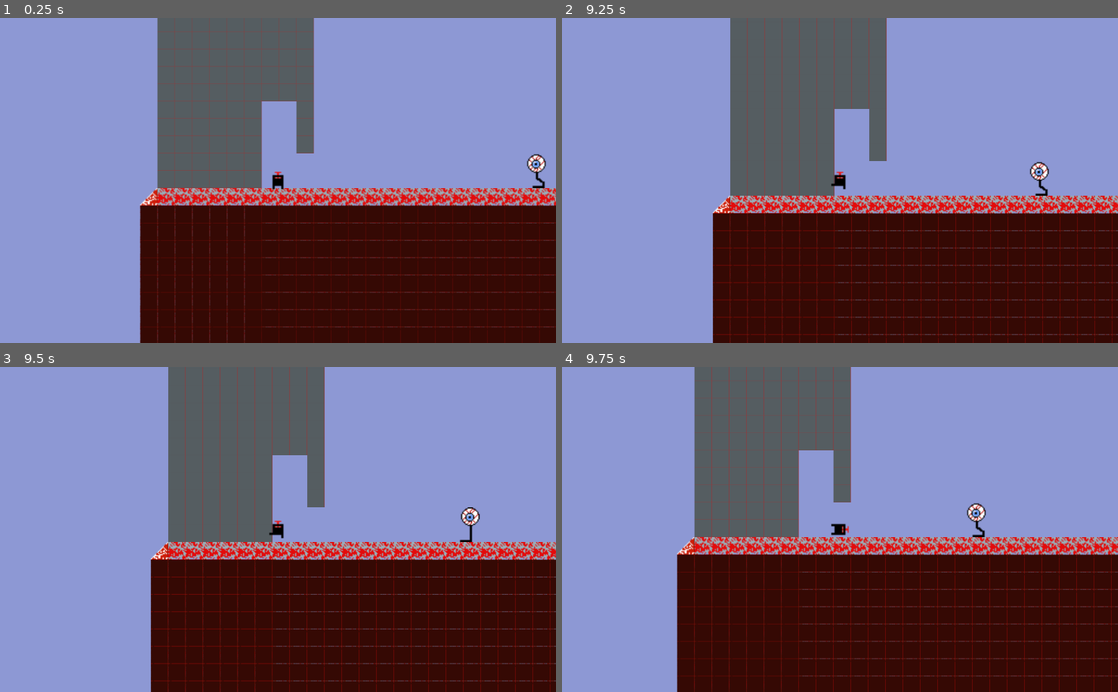
Above: before the commit, frames 1-4 (two rows, left to right).
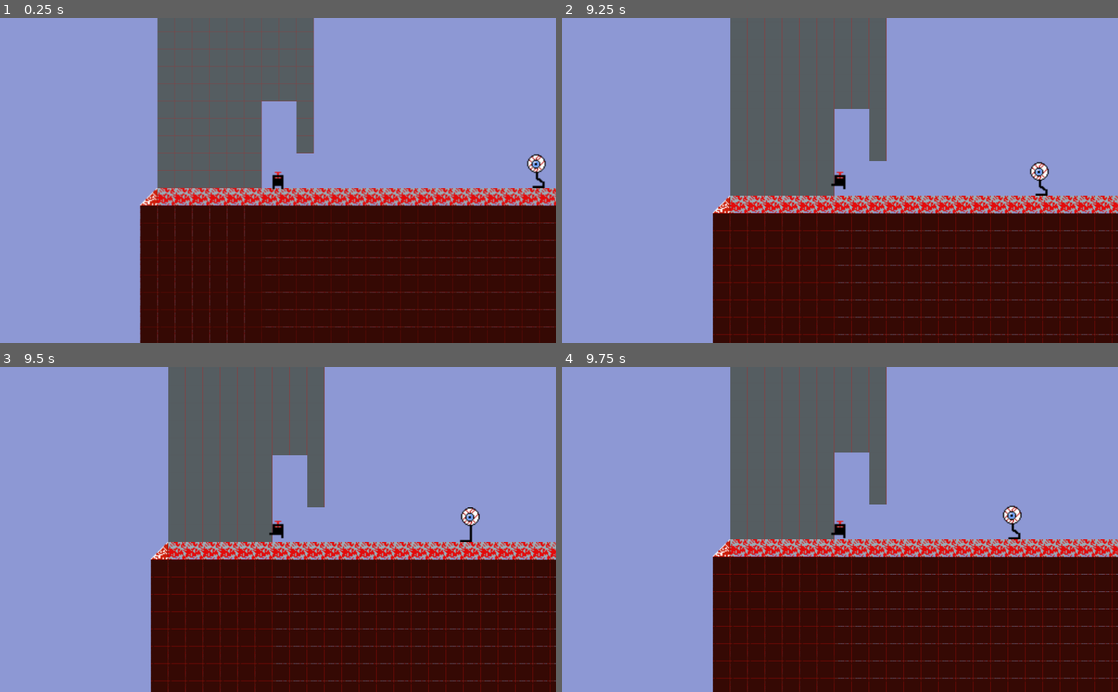
Above: after the commit, the same moments.

Repository: tompasini/Born4Lazers
Game: Godot game, scene res://Worlds/Red World/RedLevel1.tscn
The game is run twice, just before and just after one commit, with the same random seed, the same clock (stepped at 60 frames per second) and the same inputs.
Inputs (mouse positions are in pixels of both pictures, inside the frame that each line leads up to):
- Up to frame 1 (0.25 s): no input
- Up to frame 2 (9.25 s): move the mouse to (812, 245) at 0.52 s; hold Shift (run) 0.53-1.28 s; hold D (right) 0.53-2.03 s; tap Space (jump) at 0.77, 1.07, 1.52, 1.82, 3.02, 3.32, 3.77, 4.07, 4.52, 4.82, 6.02, 6.32, 6.77, 7.07, 7.52, 7.82, 9.02 s; move the mouse to (1006, 229) at 1.27 s; click (1006, 229) at 1.35 s; move the mouse to (673, 131) at 2.02 s; hold Shift (run) 2.03-2.78 s; hold A (left) 2.03-4.28 s; move the mouse to (867, 180) at 2.77 s; click (867, 180) at 2.85 s; move the mouse to (756, 99) at 3.52 s; hold Shift (run) 3.53-4.28 s; move the mouse to (962, 164) at 4.27 s; hold D (right) 4.28-8.03 s; click (962, 164) at 4.35 s; move the mouse to (728, 196) at 5.02 s; hold Shift (run) 5.03-5.78 s; move the mouse to (895, 109) at 5.77 s; click (895, 109) at 5.85 s; move the mouse to (812, 245) at 6.52 s; hold Shift (run) 6.53-7.28 s; move the mouse to (1006, 229) at 7.27 s; click (1006, 229) at 7.35 s; move the mouse to (673, 131) at 8.02 s; hold Shift (run) 8.03-8.78 s; hold A (left) from 8.03 s (still down); move the mouse to (867, 180) at 8.77 s; click (867, 180) at 8.85 s
- Up to frame 3 (9.5 s): keep holding A (left); tap Space (jump) at 9.32 s
- Up to frame 4 (9.75 s): move the mouse to (756, 448) at 9.52 s; release A (left) at 9.53 s; hold D (right) from 9.53 s (still down); hold Shift (run) from 9.53 s (still down)

Frames 1-3 are identical in both runs. In frame 4, 20% of the frame differs, in the area x 20-100%, y 0-100%.

Commit message:
fixed falling off wall bug

Diff:
--- a/LZer.tscn
+++ b/LZer.tscn
@@ -77,14 +77,12 @@
 wait_time = 3.0
 
 [node name="LeftSide" type="RayCast2D" parent="."]
-visible = false
 position = Vector2( -2, 0 )
 enabled = true
 cast_to = Vector2( -8, 0 )
 collision_mask = 3
 
 [node name="RightSide" type="RayCast2D" parent="."]
-visible = false
 position = Vector2( 2, 0 )
 enabled = true
 cast_to = Vector2( 8, 0 )
--- a/Scripts/LZer.gd
+++ b/Scripts/LZer.gd
@@ -31,7 +31,7 @@
 
 		if (Input.is_action_pressed("right")):
 			direction = 1
-			if(bottomColliding() || !is_on_wall()):
+			if(_state != STATES.ON_WALL_IN_AIR || is_on_floor()):
 				$AnimatedSprite.flip_h = false
 				if(Input.is_action_pressed("run")):
 					speedMultiplier = 2
@@ -41,7 +41,7 @@
 				move()
 		elif(Input.is_action_pressed("left")):
 			direction = -1
-			if(bottomColliding() || !is_on_wall()):
+			if(_state != STATES.ON_WALL_IN_AIR || is_on_floor()):
 				$AnimatedSprite.flip_h = true
 				if(Input.is_action_pressed("run")):
 					speedMultiplier = 2
